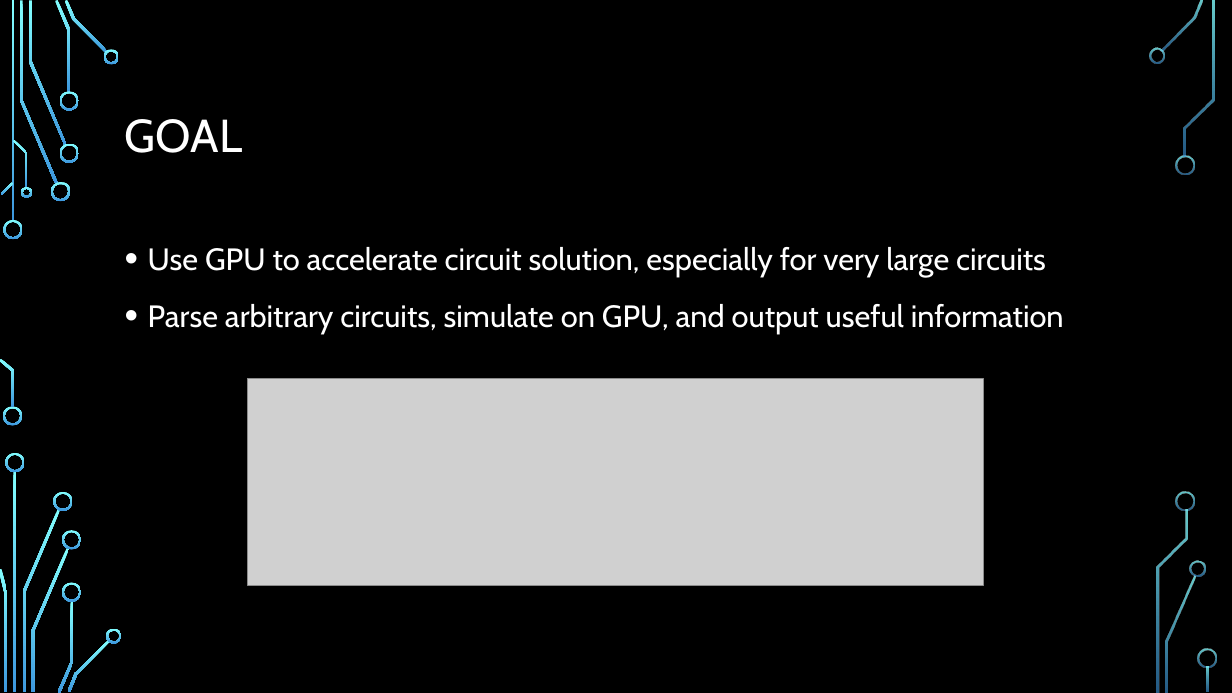
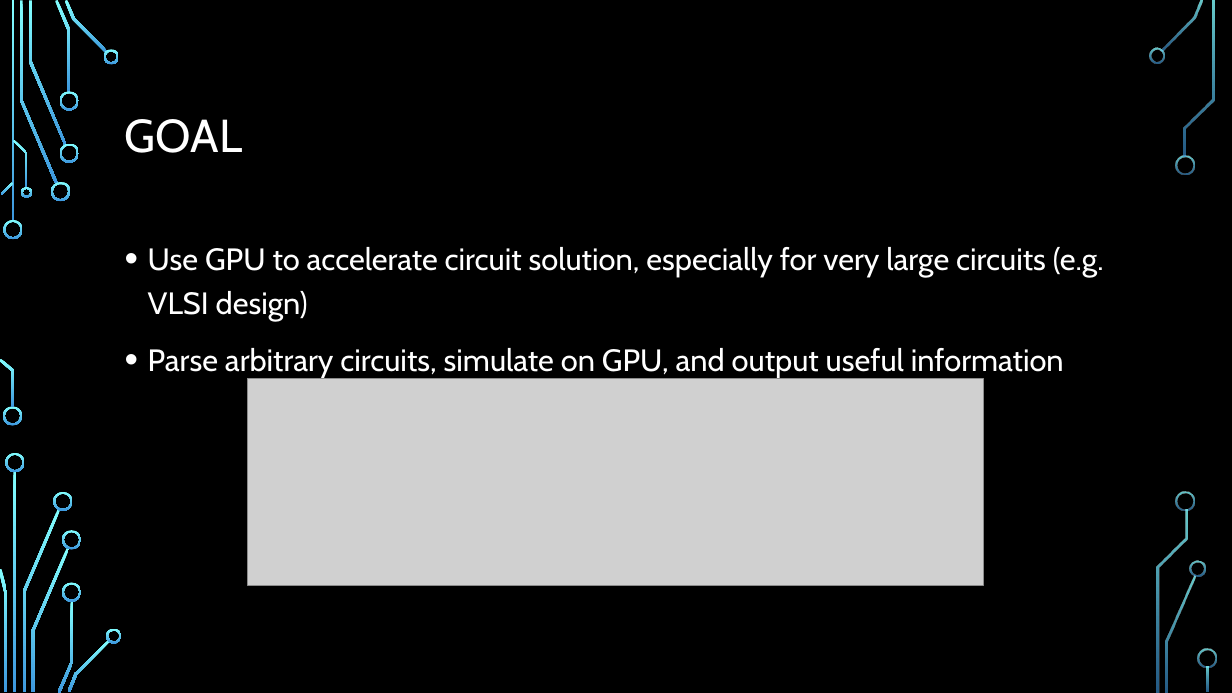
Before and after one commit to risia/CUDA-SPICE-Circuit-Sim, a slide deck: slide 2 of Milestones/FinalDemo.pptx. Drawn at 1232x693 pixels with LibreOffice and Linux fonts; fonts in the diff are those of the drawing; grey boxes stand for pictures; background and template pictures are left out. Boxes give left, top, right and bottom in pixels: in the first picture for what was removed or moved away, otherwise in the second. Text is boxed around its words. In the diff, an @@ line names an element or a change of style, - is before the commit and + after.

```diff
--- a/Milestones/FinalDemo.pptx
+++ b/Milestones/FinalDemo.pptx
@@ text at (148,247,1104,321): text changed @@
-• Use GPU to accelerate circuit solution, especially for very large circuits
+• Use GPU to accelerate circuit solution, especially for very large circuits (e.g. VLSI design)
```
Also in this commit, not shown: 3 slides added, 2 slides removed, 27 other files.
